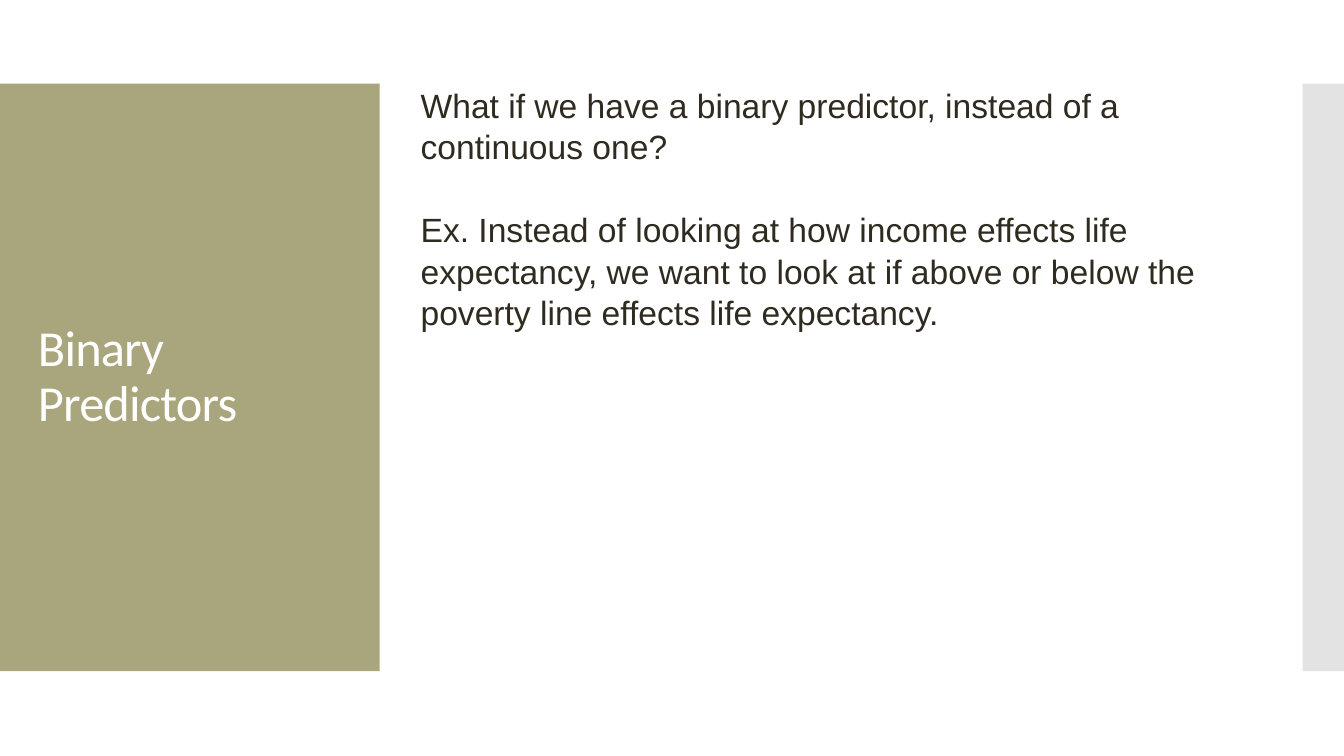
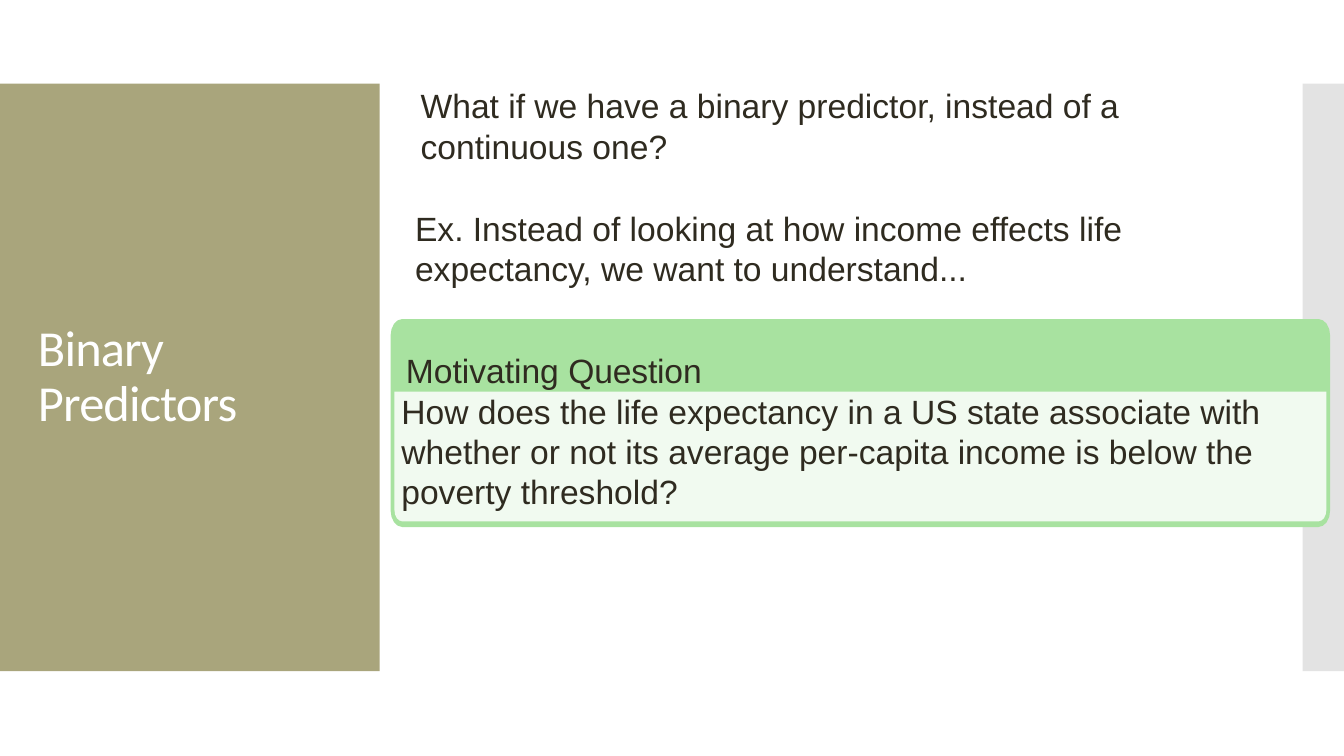
Before and after one commit to amosca01/MATH108-S24, a slide deck: slide 32 of slides/06-simple-linear-reg-pt2.pptx. Drawn at 1344x756 pixels with LibreOffice and Linux fonts; fonts in the diff are those of the drawing. Boxes give left, top, right and bottom in pixels: in the first picture for what was removed or moved away, otherwise in the second. Text is boxed around its words. In the diff, an @@ line names an element or a change of style, - is before the commit and + after.

```diff
--- a/slides/06-simple-linear-reg-pt2.pptx
+++ b/slides/06-simple-linear-reg-pt2.pptx
@@ text at bbox=[415, 216, 1122, 288]: text changed @@
-Ex. Instead of looking at how income effects life expectancy, we want to look at if above or below the poverty line effects life expectancy.
+Ex. Instead of looking at how income effects life expectancy, we want to understand...
@@ freeform shape added at bbox=[390, 319, 1330, 526], fill #A8E2A0 @@
@@ text added at bbox=[401, 358, 1260, 511], 24 pt, text #2F2B20 @@
+Motivating Question
+How does the life expectancy in a US state associate with whether or not its average per-capita income is below the poverty threshold?
@@ freeform shape added at bbox=[394, 392, 1327, 522], fill #F1FAF0 @@
```
Also in this commit, not shown: 1 other slide changed, 8 slides added, 2 slides removed, 15 other files.
